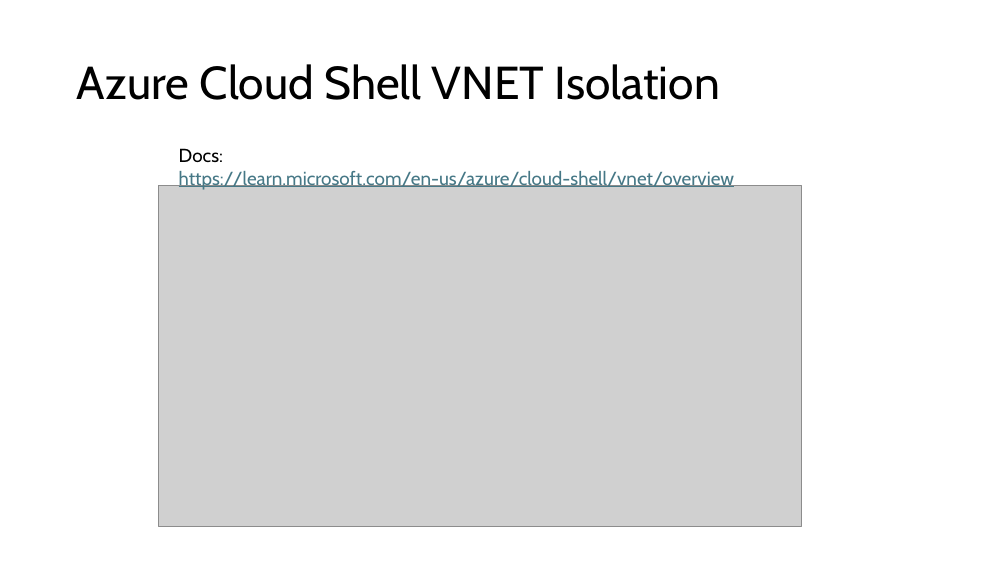
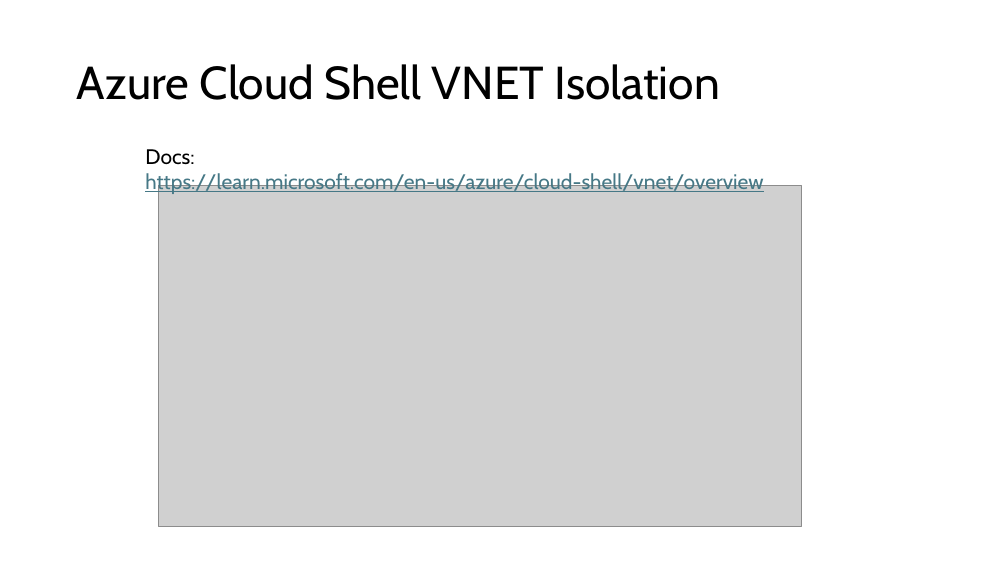
Before and after one commit to theJasonHelmick/Summit2024, a slide deck: slide 15 of Preso-cloud-shell.pptx. Drawn at 1008x567 pixels with LibreOffice and Linux fonts; fonts in the diff are those of the drawing; grey boxes stand for pictures. Boxes give left, top, right and bottom in pixels: in the first picture for what was removed or moved away, otherwise in the second. Text is boxed around its words. In the diff, an @@ line names an element or a change of style, - is before the commit and + after.

```diff
--- a/Preso-cloud-shell.pptx
+++ b/Preso-cloud-shell.pptx
@@ text "Docs: https://learn.microsoft.com/en-us/azure/cloud-shell/vn ...": place and size @@
-text "Docs: https://learn.microsoft.com/en-us/azure/cloud-shell/vn ..." at bbox=[179, 148, 734, 190]
+text "Docs: https://learn.microsoft.com/en-us/azure/cloud-shell/vn ..." at bbox=[145, 149, 763, 195]
@@ text "Docs: https://learn.microsoft.com/en-us/azure/cloud-shell/vn ..." at bbox=[145, 149, 763, 195]: size 18 to 20 pt @@
```
Also in this commit, not shown: 5 other slides changed, 1 other file.
